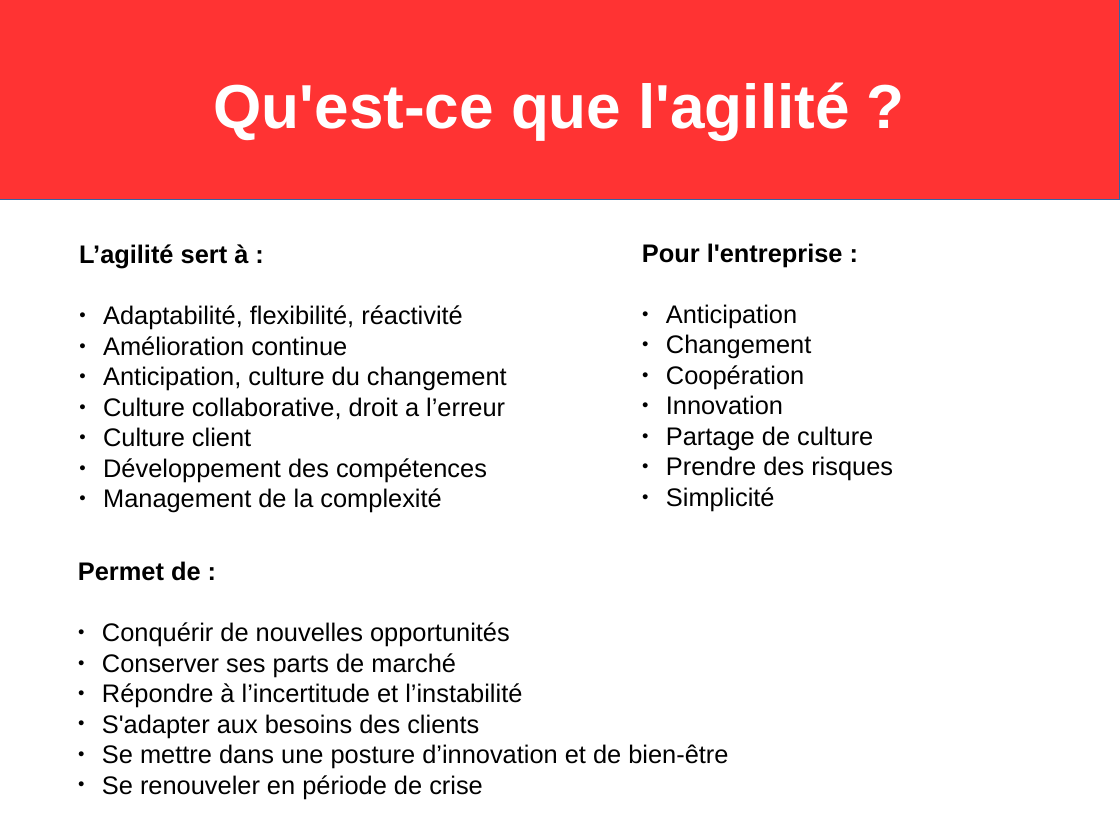
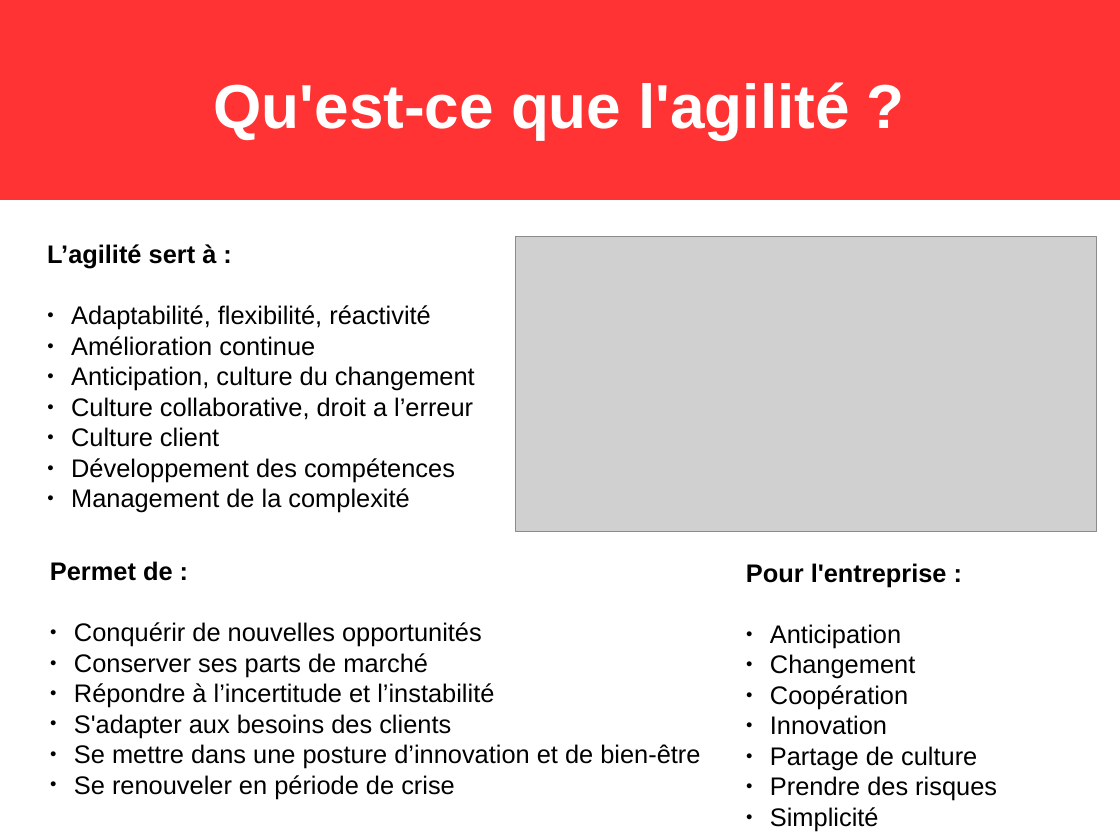
Before and after one commit to psykocatisgod/iesa2016-a3-mobile-tano, a slide deck: slide 1 of report/target/agile.odp. Drawn at 1120x840 pixels with LibreOffice and Linux fonts; fonts in the diff are those of the drawing; grey boxes stand for pictures. Boxes give left, top, right and bottom in pixels: in the first picture for what was removed or moved away, otherwise in the second. Text is boxed around its words. In the diff, an @@ line names an element or a change of style, - is before the commit and + after.

```diff
--- a/report/target/agile.odp
+++ b/report/target/agile.odp
@@ rectangle at (0, 0, 1120, 200): outline #3465A4 0 pt to #FF3333 0 pt @@
@@ text "L’agilité sert à :": place and size @@
-text "L’agilité sert à :" at (79, 244, 507, 513)
+text "L’agilité sert à :" at (47, 244, 475, 513)
@@ picture added at (516, 237, 1097, 533) @@
@@ text "Permet de :": place and size @@
-text "Permet de :" at (78, 561, 728, 799)
+text "Permet de :" at (50, 561, 700, 799)
@@ text "Pour l'entreprise :": place and size @@
-text "Pour l'entreprise :" at (642, 243, 893, 511)
+text "Pour l'entreprise :" at (746, 563, 997, 831)
```
Also in this commit, not shown: 1 other slide changed, 12 other files.
